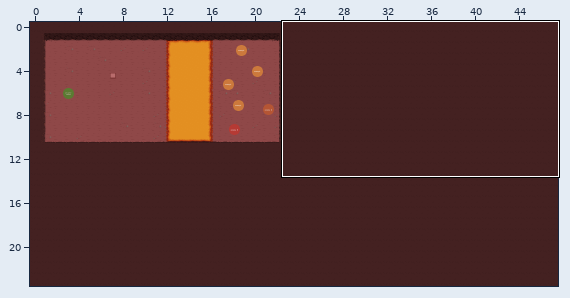
Two states of a Tiled map (JSON), assets/tilemaps/level 1-0.json. The first picture is a wide view before the edit; the outline marks the close-up.
Close-up. Old version:
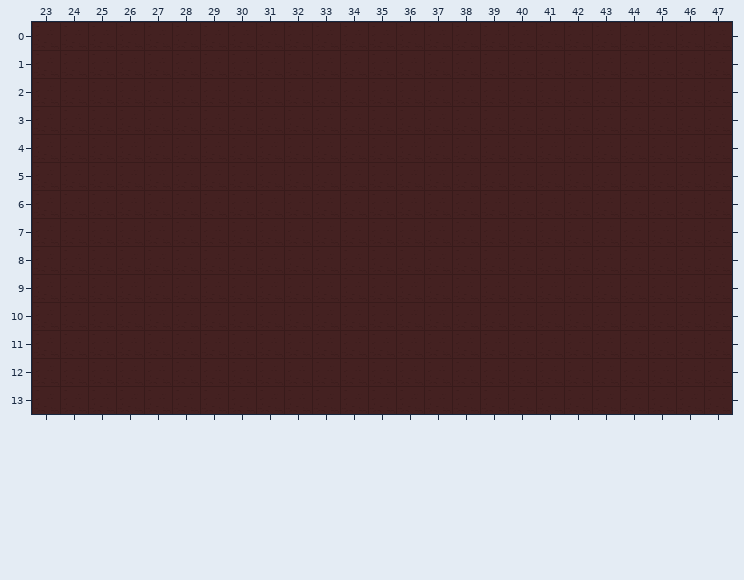
Cells are 64x64 px. Shown: x 23..47, y 0..13. The commit also changed other parts of the map, which this record leaves out.
And afterwards:
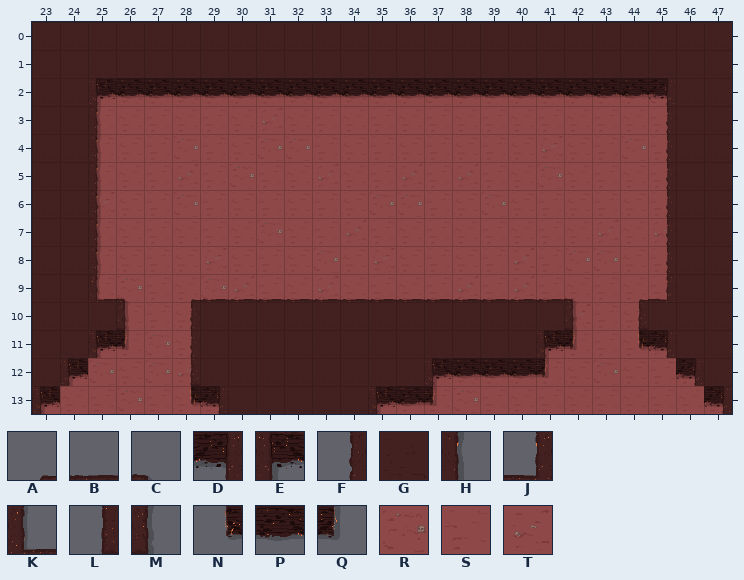
Key: from "tiles 1": A 0, B 1, C 3, D 10, E 12, F 20, G 21, H 22, J 23, K 24, L 30, M 32, N 40, P 41, Q 42, R 50, S 51, T 52.
_ is an empty cell, . an unchanged one.
Change:
--- layer "0"
@@ x 23..47 @@
- 2 .._____________________..
- 3 .._____________________..
- 4 .._____________________..
- 5 .._____________________..
- 6 .._____________________..
- 7 .._____________________..
- 8 .._____________________..
- 9 .._____________________..
-10 ...___.............___...
-11 ..____............_____..
-12 ._____........__________.
-13 _______....._____________
+ 2 ..STSTSSSTSTSSRSSSSSSSR..
+ 3 ..SSSSSSTSSSSSSSSSSSSSS..
+ 4 ..SSSRSSRRSSSSSSSSTSSRS..
+ 5 ..SSSTSRSSTSSTSTSSRSSSS..
+ 6 ..TSSRSSSSSSRRSSRSSSSSS..
+ 7 ..SSSSSSRSSTSSSSSSSSTST..
+ 8 ..SSSSTSSSRSTSSSSTSRRSS..
+ 9 ..SRSSRTSSTSSSSTSTSSSSS..
+10 ...SSS.............TSS...
+11 ..SSRS............SSSST..
+12 .SRSRT........STSSSSRSSS.
+13 SSSRSSS.....SSSRSSSSSSSSS
--- layer "1"
@@ x 23..47 @@
- 2 ..GGGGGGGGGGGGGGGGGGGGG..
- 3 ..GGGGGGGGGGGGGGGGGGGGG..
- 4 ..GGGGGGGGGGGGGGGGGGGGG..
- 5 ..GGGGGGGGGGGGGGGGGGGGG..
- 6 ..GGGGGGGGGGGGGGGGGGGGG..
- 7 ..GGGGGGGGGGGGGGGGGGGGG..
- 8 ..GGGGGGGGGGGGGGGGGGGGG..
- 9 ..GGGGGGGGGGGGGGGGGGGGG..
-10 ...GGG.............GGG...
-11 ..GGGG............GGGGG..
-12 .GGGGG........GGGGGGGGGG.
-13 GGGGGGG.....GGGGGGGGGGGGG
+ 2 ..EPPPPPPPPPPPPPPPPPPPD..
+ 3 ..H___________________F..
+ 4 ..H___________________F..
+ 5 ..H___________________F..
+ 6 ..H___________________F..
+ 7 ..H___________________F..
+ 8 ..H___________________F..
+ 9 ..KC_ABBBBBBBBBBBBBC_AJ..
+10 ...M_F.............M_L...
+11 ..EQ_F............EQ_ND..
+12 .E___L........EPPPQ____D.
+13 E____ND.....EPQ_________D
